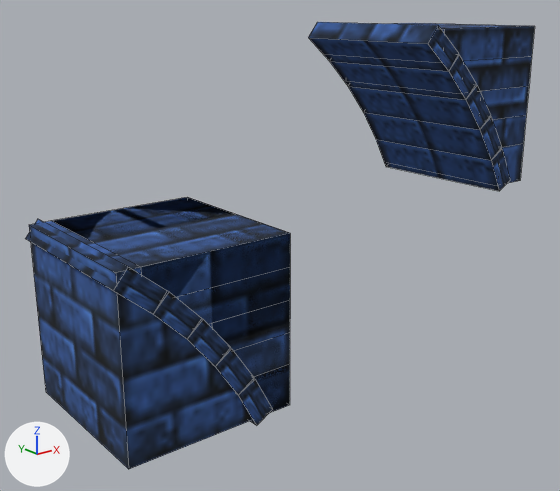
One commit to the OBJ model src/main/resources/assets/babylonmod/models/block/arches/lapis_five_arch_mid.obj: the scene before it, then after it.
Camera for both pictures: a 50 mm camera at (-1.46, -3.99, 2.14) aimed at (1.34, -0.48, 0.74). Lighting does not change. The marker at lower left points along +X, +Y and +Z. Mesh edges are drawn as thin lines. Where no turn or scale is listed for an object, it has been applied to the vertices. Vertices at the same position are counted once.
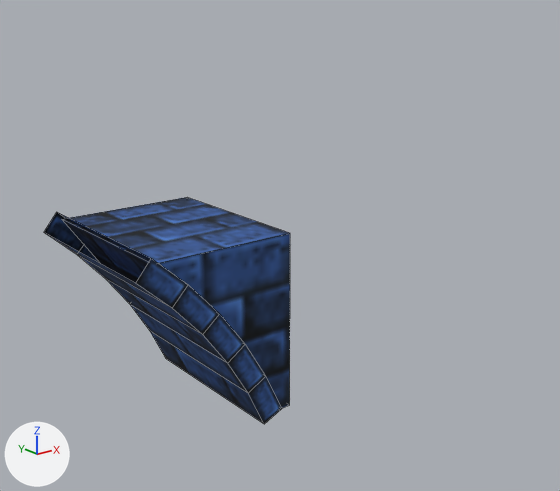
Commit message: fixed lapis five arch

Changed parts and their boxes (x1, y1, x2, y2) in the pictures (560 x 491 px):
'cube', deleted (blue): before (29, 198, 290, 469)
'cube.011', reshaped (7% narrower): before (25, 197, 290, 426); after (44, 197, 290, 424)
'cube.001', deleted (blue): before (308, 22, 458, 71)
'cube.005', deleted (blue): before (376, 139, 510, 191)
'cube.004', deleted (blue): before (363, 112, 502, 160)
'cube.003', deleted (blue): before (348, 85, 490, 129)
'cube.002', deleted (blue): before (330, 55, 476, 100)
'cube.006', deleted (blue): before (392, 23, 535, 61)
'cube.007', deleted (blue): before (463, 56, 532, 91)
'cube.008', deleted (blue): before (480, 86, 529, 120)
'cube.009', deleted (blue): before (493, 115, 526, 147)
'cube.010', deleted (blue): before (501, 144, 524, 183)
part 1 of me_cube_011, rebuilt: before (25, 219, 273, 426); after (44, 212, 282, 424)
part 2 of me_cube_011, cut back: before (52, 197, 290, 408); after (62, 197, 290, 408)

What the commit changed:
me_cube_011 is used by ob_cube_011; location (0.0, 0.0, 0.0).
me_cube_011 had 64 vertices, 60 faces and spanned x -0.023..1.0, y -1.012..0.013, z -0.035..1.02.
me_cube_011 no longer uses material mat_m_251fc1b2_c543_6222_6a73_773ba2d4a2b8 (picture img_lapis_brick_match_sandstone).
me_cube_011 now has 32 vertices, 26 faces and spans x 0.085..1.0, y -1.02..0.02, z -0.041..1.04.
me_cube_011 part 1: the loose piece of 32 vertices spanning x -0.023..0.87, y -1.012..0.013, z -0.035..1.02 is rebuilt with 24 vertices and now spans x 0.085..0.929, y -1.02..0.02, z -0.041..1.04, in mat_m_05d519db_892e_9f81_4888_f719dcdd6fda (picture img_lapis_brick_match_sandstone).
Part 2, on me_cube_011:
28 vertices are removed from x 0.125..1.0, y -1.0..0.0, z 0.0..1.0.
30 faces are deleted.
4 vertices are added at (0.875, -1.0, 0.0), (0.188, -1.0, 1.0), (0.875, 0.0, 0.0), (0.188, 0.0, 1.0).
6 new faces join them.
Object 'cube' (ob_cube) is deleted.
Object 'cube.001' (ob_cube_001) is deleted.
Object 'cube.002' (ob_cube_002) is deleted.
Object 'cube.003' (ob_cube_003) is deleted.
Object 'cube.004' (ob_cube_004) is deleted.
Object 'cube.005' (ob_cube_005) is deleted.
Object 'cube.006' (ob_cube_006) is deleted.
Object 'cube.007' (ob_cube_007) is deleted.
Object 'cube.008' (ob_cube_008) is deleted.
Object 'cube.009' (ob_cube_009) is deleted.
Object 'cube.010' (ob_cube_010) is deleted.
